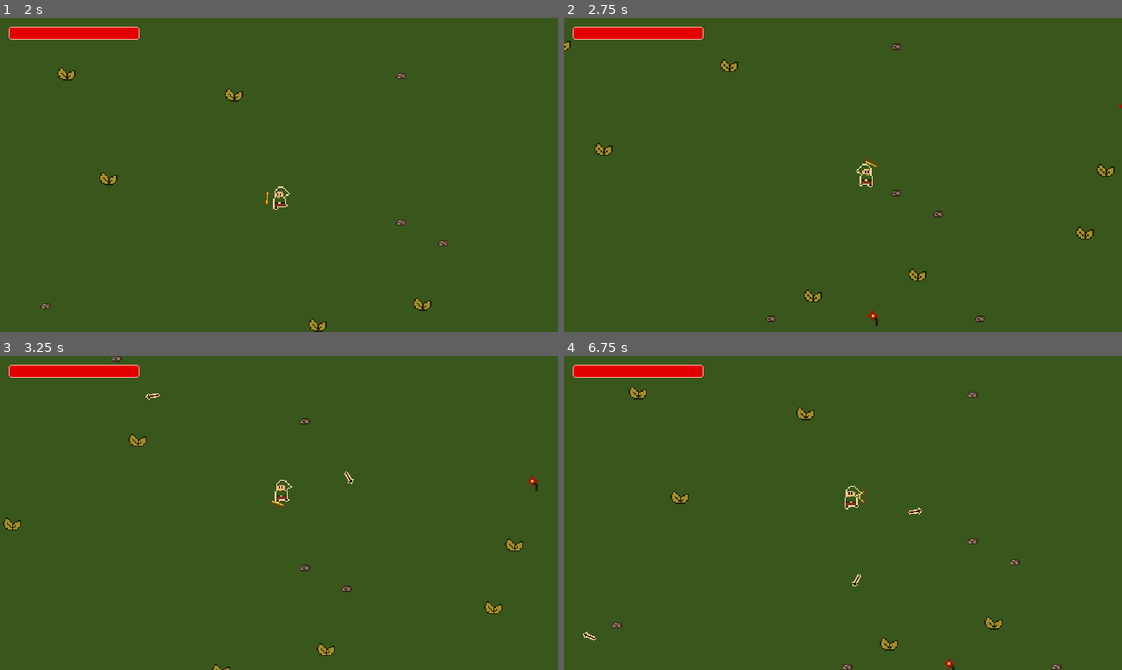
Above: before the commit, frames 1-4 (two rows, left to right).
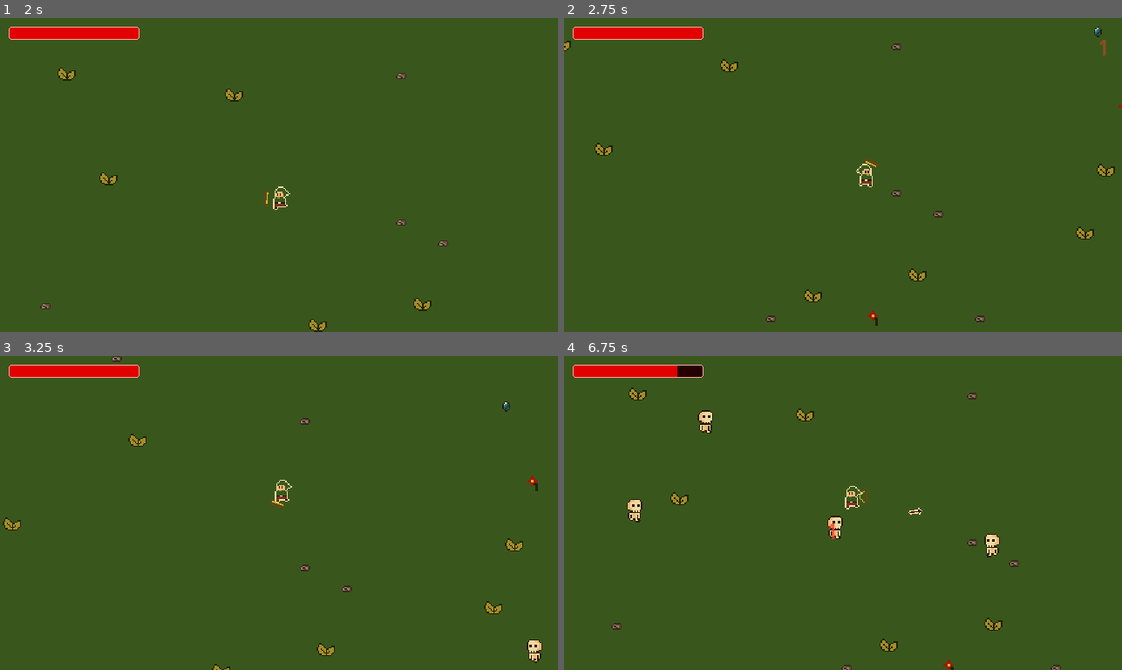
Above: after the commit, the same moments.

Repository: danilomacb/RAMter
Game: Godot game, scene res://Scenes/Game.tscn
The game is run twice, just before and just after one commit, with the same random seed, the same clock (stepped at 60 frames per second) and the same inputs.
Inputs (mouse positions are in pixels of both pictures, inside the frame that each line leads up to):
- Up to frame 1 (2 s): tap Enter at 0.5 s; move the mouse to (401, 159) at 0.52 s; press the mouse at (401, 159) at 0.53 s; hold Right (MoveRight) 0.53-1.28 s; move the mouse to (167, 190) at 1.27 s; release the mouse at (167, 190) at 1.28 s; hold Down (MoveDown) from 1.28 s (still down); click (167, 190) at 1.35 s
- Up to frame 2 (2.75 s): move the mouse to (898, 105) at 2.02 s; release Down (MoveDown) at 2.03 s; press the mouse at (898, 105) at 2.03 s; hold Right (MoveRight) from 2.03 s (still down)
- Up to frame 3 (3.25 s): move the mouse to (251, 575) at 2.77 s; release Right (MoveRight) at 2.78 s; release the mouse at (251, 575) at 2.78 s; hold Up (MoveUp) from 2.78 s (still down); click (251, 575) at 2.85 s
- Up to frame 4 (6.75 s): move the mouse to (1010, 560) at 3.52 s; release Up (MoveUp) at 3.53 s; press the mouse at (1010, 560) at 3.53 s; hold Left (MoveLeft) 3.53-5.03 s; move the mouse to (675, 465) at 4.27 s; release the mouse at (675, 465) at 4.28 s; click (675, 465) at 4.35 s; move the mouse to (870, 513) at 5.02 s; press the mouse at (870, 513) at 5.03 s; hold Down (MoveDown) 5.03-5.78 s; move the mouse to (759, 434) at 5.77 s; release the mouse at (759, 434) at 5.78 s; hold Right (MoveRight) 5.78-6.53 s; click (759, 434) at 5.85 s; move the mouse to (965, 497) at 6.52 s; press the mouse at (965, 497) at 6.53 s; hold Up (MoveUp) from 6.53 s (still down)

Frame 1 is identical in both runs. In frame 2, less than 0.1% of the frame differs, in the area x 95-98%, y 2-12%; in frame 3, 0.3%; in frame 4, 1.5%, in the area x 3-90%, y 3-100%.

Commit message:
minor fixes

Diff:
--- a/Scripts/EnemySpawnManager.gd
+++ b/Scripts/EnemySpawnManager.gd
@@ -9,7 +9,7 @@
 var height = ProjectSettings.get_setting("display/window/size/viewport_height")
 
 var rng = RandomNumberGenerator.new()
-var canSpawnEnemy = false
+var canSpawnEnemy = true
 
 const margin = 5
 
--- a/Scripts/Globals.gd
+++ b/Scripts/Globals.gd
@@ -4,4 +4,4 @@
 var UpgradeMultiShotCounter: int = 0
 var UpgradeReverseShotCounter: int = 0
 var UpgradePenetratorCounter: int = 0
-var UpgradeReflectorCounter: int = 10
+var UpgradeReflectorCounter: int = 0
